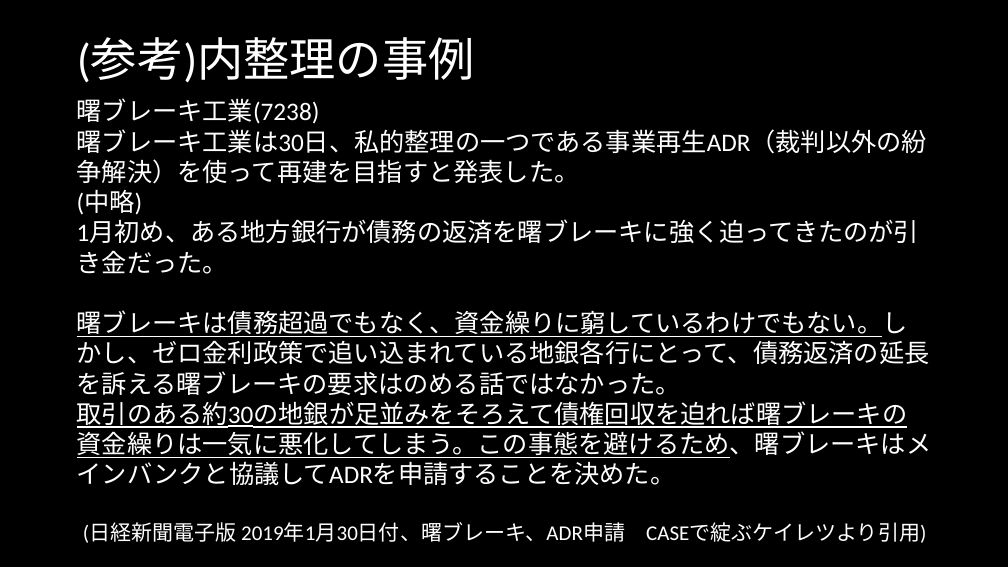
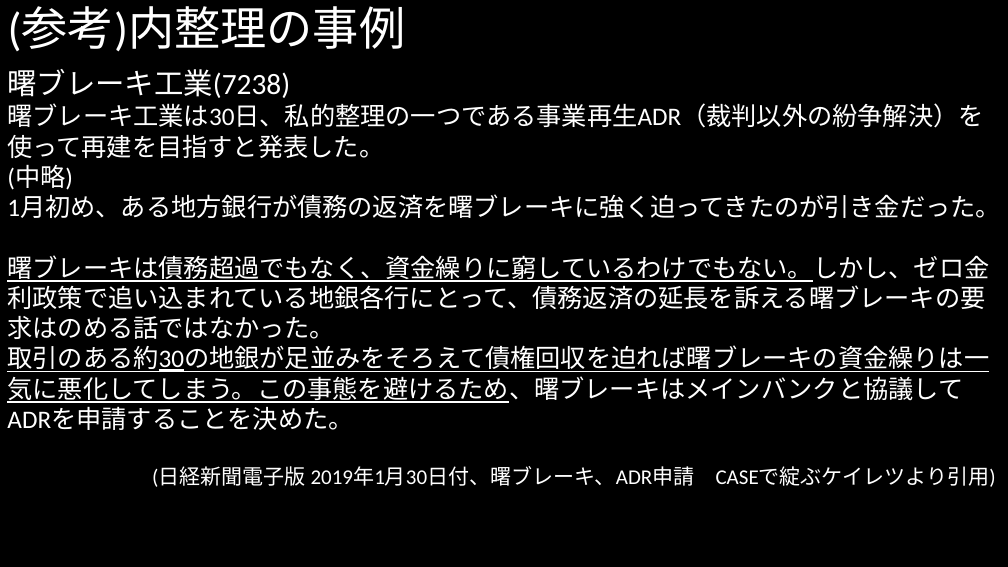
Before and after one commit to MAGA-Phantom/OperationSotsuron, a slide deck: slide 12 of 倒産の研究(仮).pptx. Drawn at 1008x567 pixels with LibreOffice and Linux fonts; fonts in the diff are those of the drawing. Boxes give left, top, right and bottom in pixels: in the first picture for what was removed or moved away, otherwise in the second. Text is boxed around its words. In the diff, an @@ line names an element or a change of style, - is before the commit and + after.

```diff
--- a/倒産の研究(仮).pptx
+++ b/倒産の研究(仮).pptx
@@ title "(参考)内整理の事例": place and size @@
-title "(参考)内整理の事例" at bbox=[77, 37, 475, 83]
+title "(参考)内整理の事例" at bbox=[8, 7, 406, 52]
@@ text "曙ブレーキ工業(7238)": place and size @@
-text "曙ブレーキ工業(7238)" at bbox=[77, 98, 932, 543]
+text "曙ブレーキ工業(7238)" at bbox=[7, 69, 1001, 487]
@@ text at bbox=[7, 69, 290, 98]: size 24 to 28 pt in "曙ブレーキ工業(7238)" @@
```
Also in this commit, not shown: 22 other slides changed.
